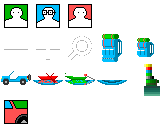
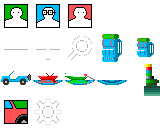
Revision of a layered 160px x 128px image; what changed, layer by layer:
painted on "Background" over (x1=35, y1=99, x2=61, y2=125)
